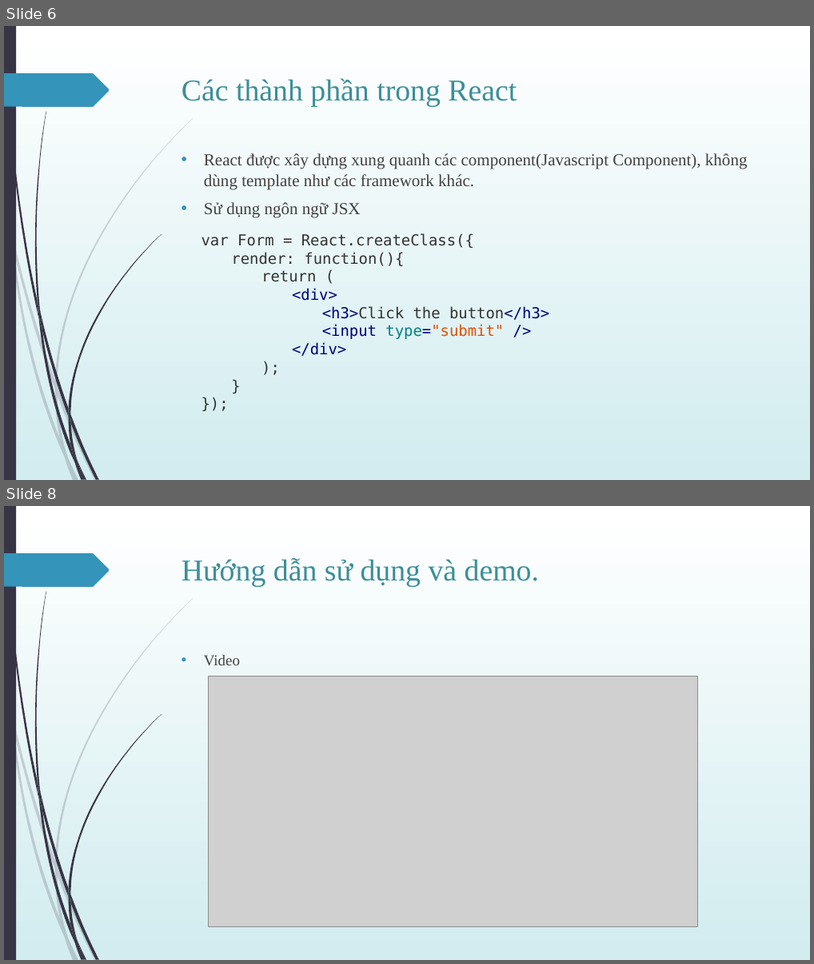
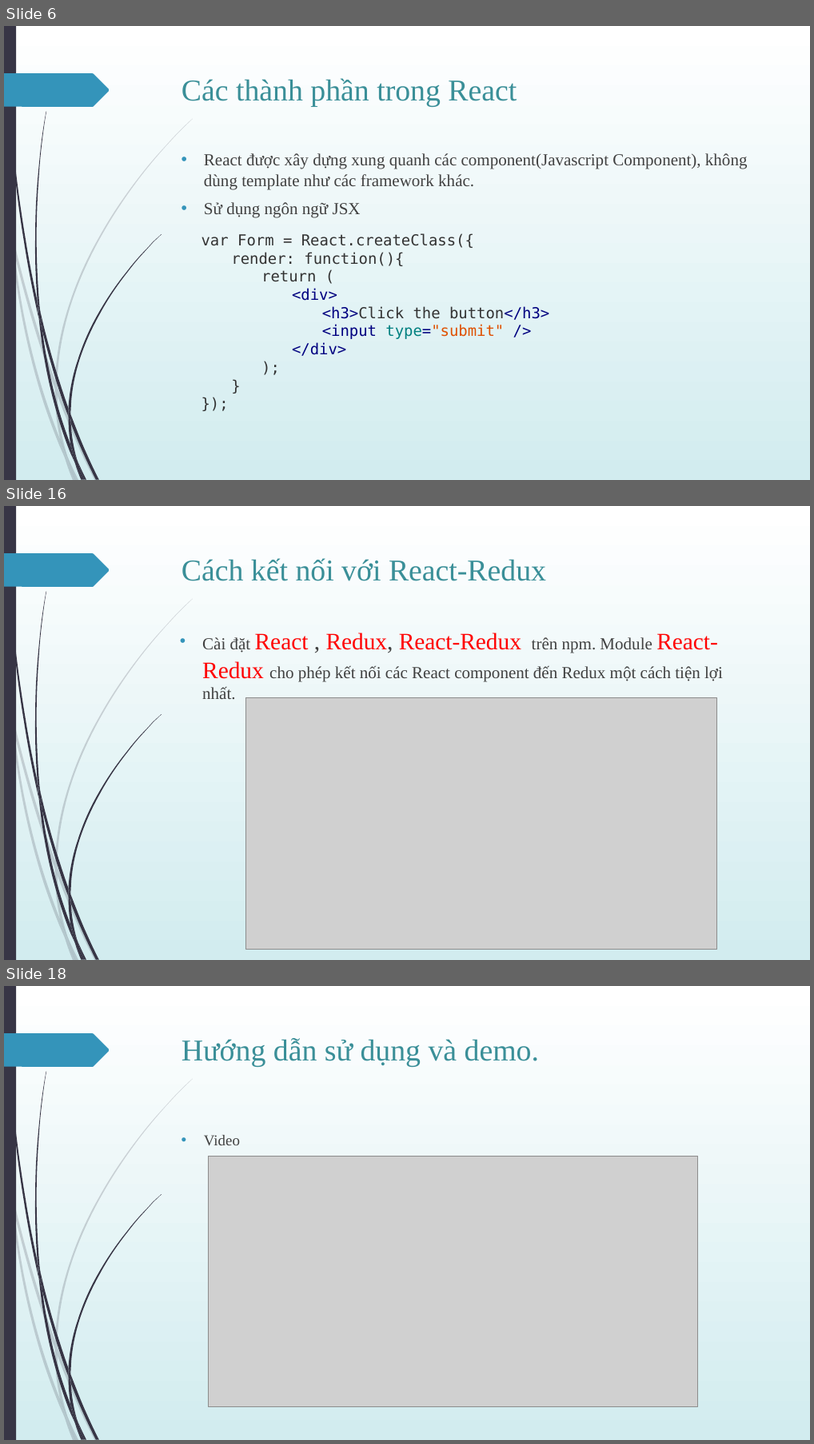
Before and after one commit to Nguyen257/-UDPT-TH2013-Seminar-React-Redux, a slide deck: Giới-thiệu-về-React-Redux.pptx. Shown one above the other, each under a label of ours: slides 6 and 8 before the commit, slides 6, 16 and 18 after it; the slides between them are not shown. The pictures are 814x964 and 814x1444 pixels, drawn with LibreOffice and Linux fonts; fonts in the diff are those of the drawing; grey boxes stand for pictures. Boxes give left, top, right and bottom in pixels: in the first picture for what was removed or moved away, otherwise in the second. Text is boxed around its words. In the diff, an @@ line names an element or a change of style, - is before the commit and + after.

Commit message:
Update phần lý thuyết về React, Redux và cách kết nối React + Redux

```diff
--- a/Giới-thiệu-về-React-Redux.pptx
+++ b/Giới-thiệu-về-React-Redux.pptx
@@ slide 16 added at <box>4,506,810,960</box>, background gradient #FFFFFF to #D2EDF0; not listed: 24 template elements that a slide beside it also shows @@
@@ title added at <box>182,558,546,581</box>, 36 pt, text #3A8F98 @@
+Cách kết nối với React-Redux
@@ text added at <box>202,632,723,699</box>, 20 pt, text #404040 @@
+• Cài đặt React , Redux, React-Redux trên npm. Module React-Redux cho phép kết nối các React component đến Redux một cách tiện lợi nhất.
@@ picture added at <box>246,698,718,949</box> @@
@@ what was slide 8 is now slide 18 @@
```
Also in this commit, not shown: 4 slides changed, 9 other slides added.
